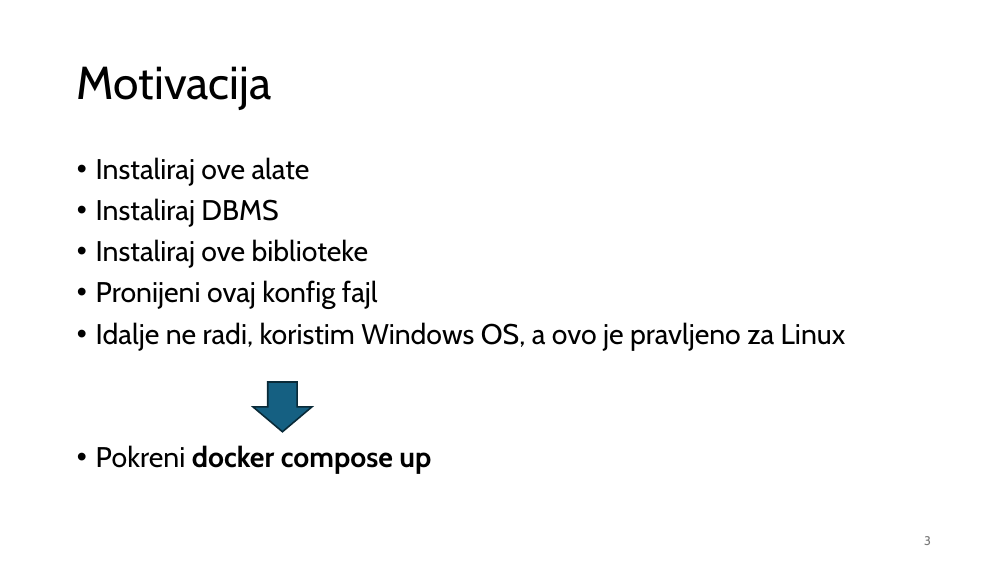
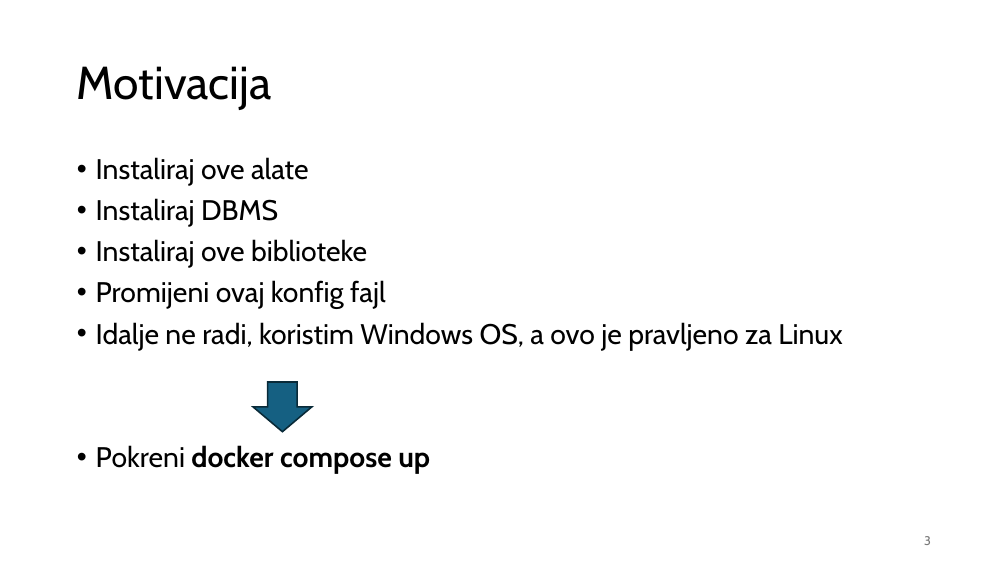
Before and after one commit to nnMan1/operativni_sistemi_2024, a slide deck: slide 3 of Materijali/docker/Docker.pptx. Drawn at 1008x567 pixels with LibreOffice and Linux fonts; fonts in the diff are those of the drawing. Boxes give left, top, right and bottom in pixels: in the first picture for what was removed or moved away, otherwise in the second. Text is boxed around its words. In the diff, an @@ line names an element or a change of style, - is before the commit and + after.

```diff
--- a/Materijali/docker/Docker.pptx
+++ b/Materijali/docker/Docker.pptx
@@ text at [96,280,386,308]: text changed @@
-• Pronijeni ovaj konfig fajl
+• Promijeni ovaj konfig fajl
```
Also in this commit, not shown: 25 other slides changed.
